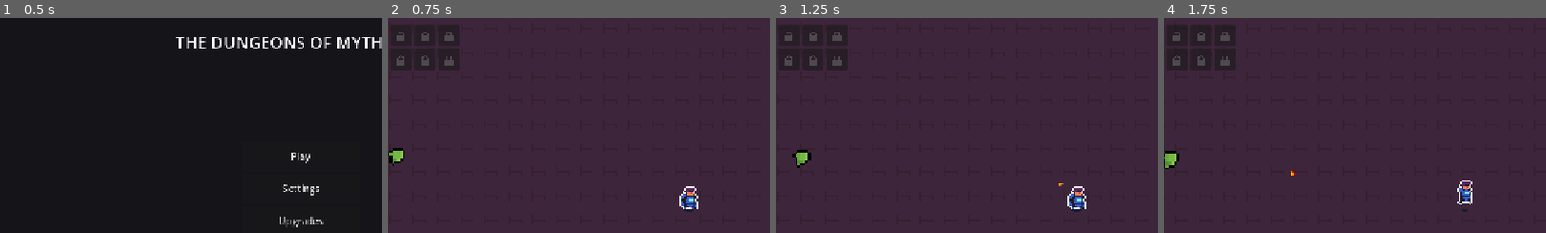
Above: before the commit, frames 1-4 (left to right).
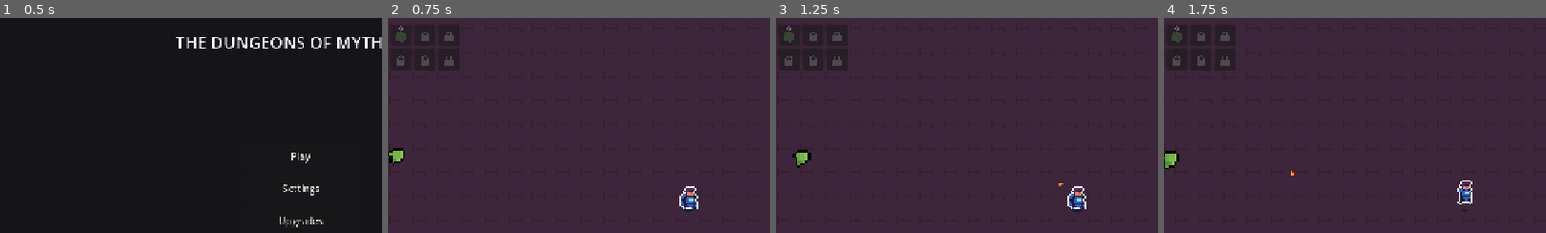
Above: after the commit, the same moments.

Repository: StelarHalfing/dungeons-of-mythvolt
Game: Godot game, scene res://scenes/MainMenu.tscn
Two runs of this game, one before a commit and one after it. Both use one fixed random seed, a clock stepped at 60 frames per second and the inputs below.
Inputs:
- Up to frame 1 (0.5 s): no input
- Up to frame 2 (0.75 s): click "Play" at 0.5 s
- Up to frame 3 (1.25 s): no input
- Up to frame 4 (1.75 s): tap Enter at 1.25 s; hold D from 1.28 s (still down)
The pictures show only the part of the screen within x 11-61%, y 11-61%; the shares and areas given below are measured in that part.

Frame 1 is identical in both runs. In frame 2, 0.1% of the frame differs, in the area x 2-5%, y 3-12%; in frame 3, 0.1%; in frame 4, 0.1%.

Commit message:
Add Grenade weapon: AoE burst thrown at nearby enemies

Diff:
--- /dev/null
+++ b/scenes/Grenade.tscn
@@ -0,0 +1,12 @@
+[gd_scene load_steps=3 format=3]
+
+[ext_resource type="Script" path="res://scripts/Grenade.gd" id="1"]
+
+[sub_resource type="CircleShape2D" id="CircleShape2D_1"]
+radius = 60.0
+
+[node name="Grenade" type="Area2D"]
+script = ExtResource("1")
+
+[node name="CollisionShape2D" type="CollisionShape2D" parent="."]
+shape = SubResource("CircleShape2D_1")
--- a/scenes/HUD.tscn
+++ b/scenes/HUD.tscn
@@ -72,7 +72,7 @@
 
 [node name="WeaponSlot4" parent="WeaponGrid" instance=ExtResource("2")]
 layout_mode = 2
-icon_id = ""
+icon_id = "grenade"
 is_weapon = true
 
 [node name="WeaponSlot5" parent="WeaponGrid" instance=ExtResource("2")]
--- a/scenes/Player.tscn
+++ b/scenes/Player.tscn
@@ -1,9 +1,10 @@
-[gd_scene load_steps=13 format=3]
+[gd_scene load_steps=14 format=3]
 
 [ext_resource type="Script" path="res://scripts/Player.gd" id="1"]
 [ext_resource type="Script" path="res://scripts/ForcefieldWeapon.gd" id="2"]
 [ext_resource type="Script" path="res://scripts/TornadoCaster.gd" id="3"]
 [ext_resource type="Texture2D" path="res://assets/player/soldier.png" id="4"]
+[ext_resource type="Script" path="res://scripts/GrenadeCaster.gd" id="5"]
 
 [sub_resource type="CircleShape2D" id="CircleShape2D_1"]
 radius = 11.2
@@ -82,3 +83,6 @@
 
 [node name="TornadoCaster" type="Node2D" parent="."]
 script = ExtResource("3")
+
+[node name="GrenadeCaster" type="Node2D" parent="."]
+script = ExtResource("5")
--- a/scripts/GameManager.gd
+++ b/scripts/GameManager.gd
@@ -105,6 +105,20 @@
 		# speed here is casts/sec (cooldown = 1/speed), so the level-up
 		# text should show the cooldown getting shorter, not the raw
 		# "speed" stat going up - see get_weapon_choice_text().
+		"speed_label": "cooldown",
+		"max_level": 12,
+	},
+	"grenade": {
+		"display_name": "Grenade",
+		"description": "Lobs a grenade onto a nearby enemy that explodes once for heavy AoE damage.",
+		"start_level": 0,
+		# damage tuned so a single un-upgraded throw (level 1: first pick
+		# applies no gain, see level_up_weapon()) one-shots a Goblin (20
+		# HP), and max level (12) deals ~half a Minotaur's 300 HP (150) in
+		# one burst hit - see the level-12 math in chat. projectile_count
+		# gets +1 every 3rd level same as Laser Pistol/Tornado.
+		"base": {"damage": 22.0, "size": 60.0, "speed": 1.0 / 15.0, "projectile_count": 1.0},
+		"gain": {"damage": 11.6364, "size": 5.0, "speed": 0.004},
 		"speed_label": "cooldown",
 		"max_level": 12,
 	},
@@ -222,7 +236,13 @@
 		_percent_gain(stats["damage"], gain["damage"]), _percent_gain(stats["size"], gain["size"]), speed_text
 	]
 	if def["base"].has("projectile_count") and next_level % 3 == 0:
-		desc += ", +1 projectile" if weapon_id == "laser_pistol" else ", +1 tornado"
+		match weapon_id:
+			"laser_pistol":
+				desc += ", +1 projectile"
+			"tornado":
+				desc += ", +1 tornado"
+			"grenade":
+				desc += ", +1 grenade"
 	return {
 		"name": "%s (Lv %d)" % [def["display_name"], next_level],
 		"desc": desc,
--- /dev/null
+++ b/scripts/Grenade.gd
@@ -0,0 +1,53 @@
+extends Area2D
+
+# Spawned by GrenadeCaster on top of a nearby enemy. Sits through a
+# brief fuse (small pulsing telegraph), then explodes: deals damage
+# once to everything overlapping within `radius`, shows a brief
+# expanding blast ring, and frees itself. Unlike Tornado (which
+# lingers and ticks), this is a single burst hit - see
+# GameManager.WEAPON_DEFS["grenade"] for the level-1/level-12 damage
+# targets it's tuned against.
+
+var damage: float = 22.0
+var radius: float = 60.0
+
+const FUSE_TIME := 0.3
+const BLAST_VISUAL_TIME := 0.25
+
+enum State { FUSE, BLAST }
+var state: State = State.FUSE
+var state_elapsed: float = 0.0
+
+func _ready() -> void:
+	var shape := CircleShape2D.new()
+	shape.radius = radius
+	$CollisionShape2D.shape = shape
+
+func _process(delta: float) -> void:
+	state_elapsed += delta
+	match state:
+		State.FUSE:
+			if state_elapsed >= FUSE_TIME:
+				_explode()
+		State.BLAST:
+			if state_elapsed >= BLAST_VISUAL_TIME:
+				queue_free()
+	queue_redraw()
+
+func _explode() -> void:
+	state = State.BLAST
+	state_elapsed = 0.0
+	for area in get_overlapping_areas():
+		if area.is_in_group("enemies"):
+			area.take_damage(damage)
+
+func _draw() -> void:
+	match state:
+		State.FUSE:
+			var pulse: float = 0.6 + 0.4 * sin(state_elapsed * 20.0)
+			draw_circle(Vector2.ZERO, radius * 0.14, Color(0.25, 0.55, 0.2, 1.0))
+			draw_circle(Vector2.ZERO, radius * 0.14 * pulse, Color(1.0, 0.6, 0.1, 0.8))
+		State.BLAST:
+			var t: float = state_elapsed / BLAST_VISUAL_TIME
+			draw_circle(Vector2.ZERO, radius, Color(1.0, 0.45, 0.1, 0.35 * (1.0 - t)))
+			draw_arc(Vector2.ZERO, radius * (0.5 + 0.5 * t), 0.0, TAU, 32, Color(1.0, 0.8, 0.3, 0.9 * (1.0 - t)), 4.0)
--- /dev/null
+++ b/scripts/GrenadeCaster.gd
@@ -0,0 +1,52 @@
+extends Node2D
+
+# Child of Player (sibling of Forcefield/TornadoCaster). On a cooldown,
+# lobs a Grenade.tscn onto the nearest enemy - same nearest-enemy
+# targeting as TornadoCaster. Inactive until the "grenade" weapon has
+# been picked at least once (level > 0). Every 3rd level (see
+# GameManager.level_up_weapon()) also lobs an extra grenade at an
+# additional nearby enemy per cooldown, via projectile_count - same
+# idea as the Laser Pistol/Tornado.
+
+@export var grenade_scene: PackedScene = preload("res://scenes/Grenade.tscn")
+
+var cast_timer: float = 0.0
+
+func _process(delta: float) -> void:
+	if GameManager.is_paused_for_upgrade:
+		return
+	var stats: Dictionary = GameManager.weapons["grenade"]
+	if stats["level"] <= 0:
+		return
+
+	cast_timer -= delta
+	if cast_timer <= 0:
+		_try_throw(stats)
+		cast_timer = 1.0 / max(stats["speed"], 0.01)
+
+func _try_throw(stats: Dictionary) -> void:
+	var enemies := get_tree().get_nodes_in_group("enemies")
+	if enemies.is_empty():
+		return
+
+	var player: Node2D = get_parent()
+	enemies.sort_custom(func(a, b):
+		return player.global_position.distance_squared_to(a.global_position) < player.global_position.distance_squared_to(b.global_position)
+	)
+
+	var grenade_count: int = int(stats.get("projectile_count", 1.0))
+	var throws: int = min(grenade_count, enemies.size())
+	var damage: float = stats["damage"] * GameManager.get_permanent_damage_mult()
+
+	for i in range(throws):
+		var grenade = grenade_scene.instantiate()
+		# Set before add_child(): Grenade._ready() builds its
+		# CollisionShape2D from `radius` immediately/synchronously when
+		# added to the tree (Godot does not defer _ready() for
+		# runtime-added nodes) - setting radius after add_child() would
+		# leave the actual hit-detection area stuck at the class
+		# default forever, regardless of weapon level.
+		grenade.damage = damage
+		grenade.radius = stats["size"]
+		get_parent().get_parent().add_child(grenade)
+		grenade.global_position = enemies[i].global_position
--- a/scripts/WeaponIcon.gd
+++ b/scripts/WeaponIcon.gd
@@ -28,6 +28,8 @@
 			_draw_forcefield(center, s, color)
 		"tornado":
 			_draw_tornado(center, s, color)
+		"grenade":
+			_draw_grenade(center, s, color)
 		_:
 			_draw_locked(center, s, color)
 
@@ -39,6 +41,8 @@
 			return Color(0.65, 0.35, 1.0)
 		"tornado":
 			return Color(0.65, 0.8, 0.85)
+		"grenade":
+			return Color(0.35, 0.55, 0.3)
 		_:
 			return Color(0.6, 0.6, 0.6)
 
@@ -62,6 +66,13 @@
 		var start_angle: float = i * 1.3
 		draw_arc(center, arc_radius, start_angle, start_angle + PI * 1.4, 16, color, s * 0.07)
 
+func _draw_grenade(center: Vector2, s: float, color: Color) -> void:
+	var body_center: Vector2 = center + Vector2(0, s * 0.08)
+	draw_circle(body_center, s * 0.32, color)
+	# pin stem and ring poking out the top of the body
+	draw_rect(Rect2(center.x - s * 0.05, body_center.y - s * 0.42, s * 0.1, s * 0.2), color)
+	draw_arc(center + Vector2(0, -s * 0.42), s * 0.1, 0.0, TAU, 12, Color(1, 1, 1, color.a), s * 0.05)
+
 func _draw_locked(center: Vector2, s: float, color: Color) -> void:
 	var body_w: float = s * 0.5
 	var body_h: float = s * 0.38
Not shown, added: scripts/Grenade.gd.uid
Not shown, added: scripts/GrenadeCaster.gd.uid
